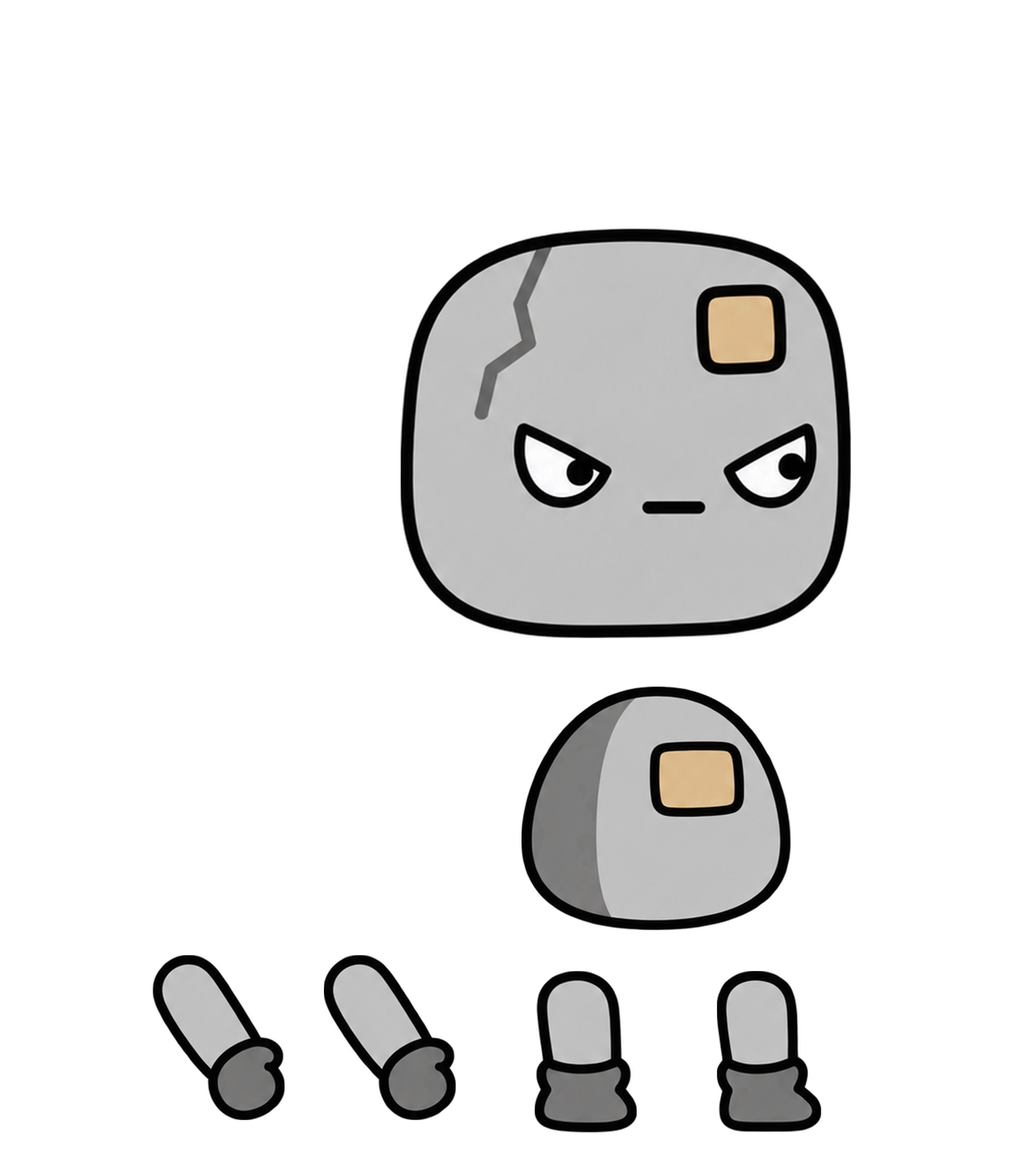
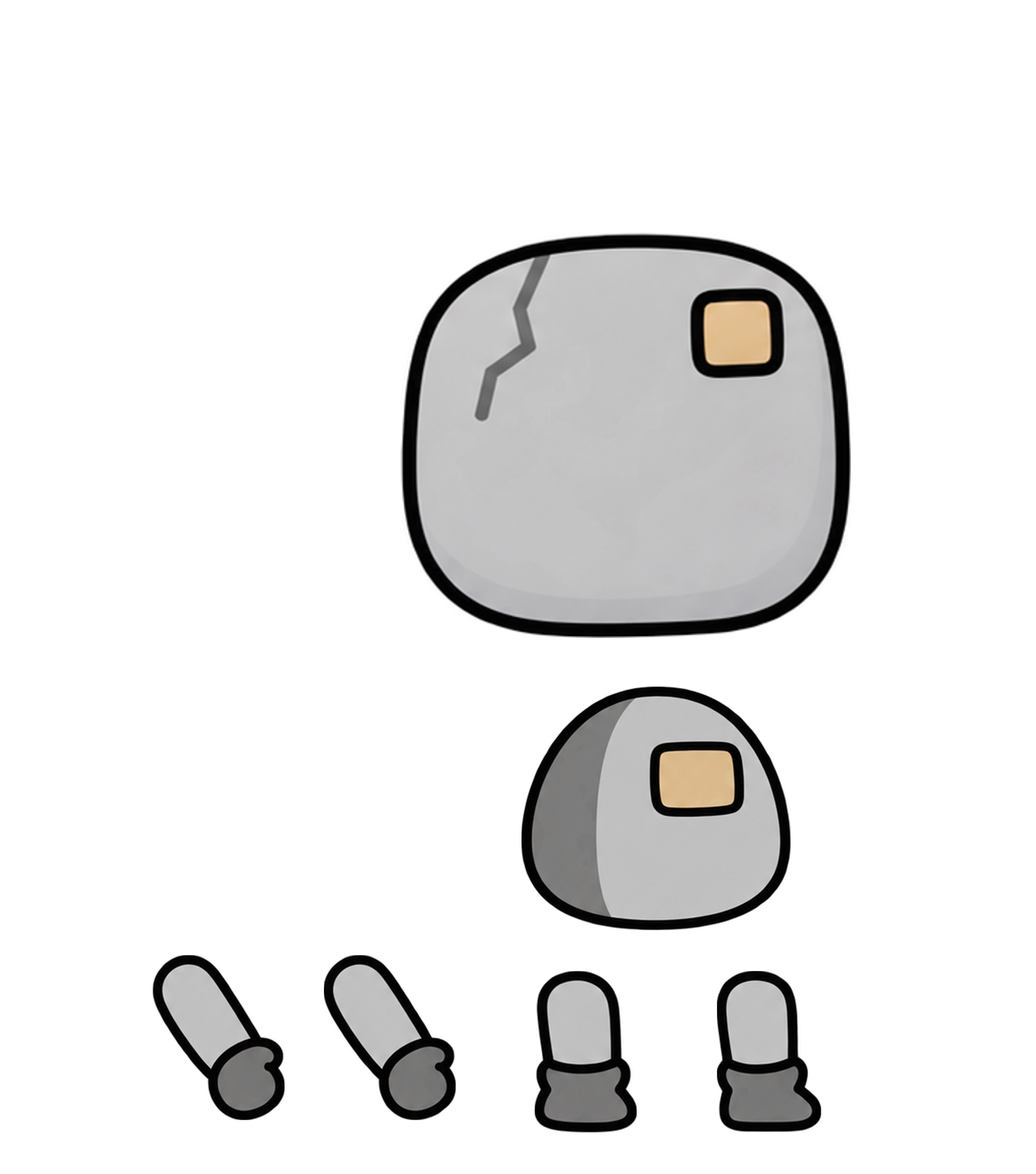
Revision of a layered 1036 x 1174 image; what changed, layer by layer:
painted on "머리" over [400, 228, 851, 638]
